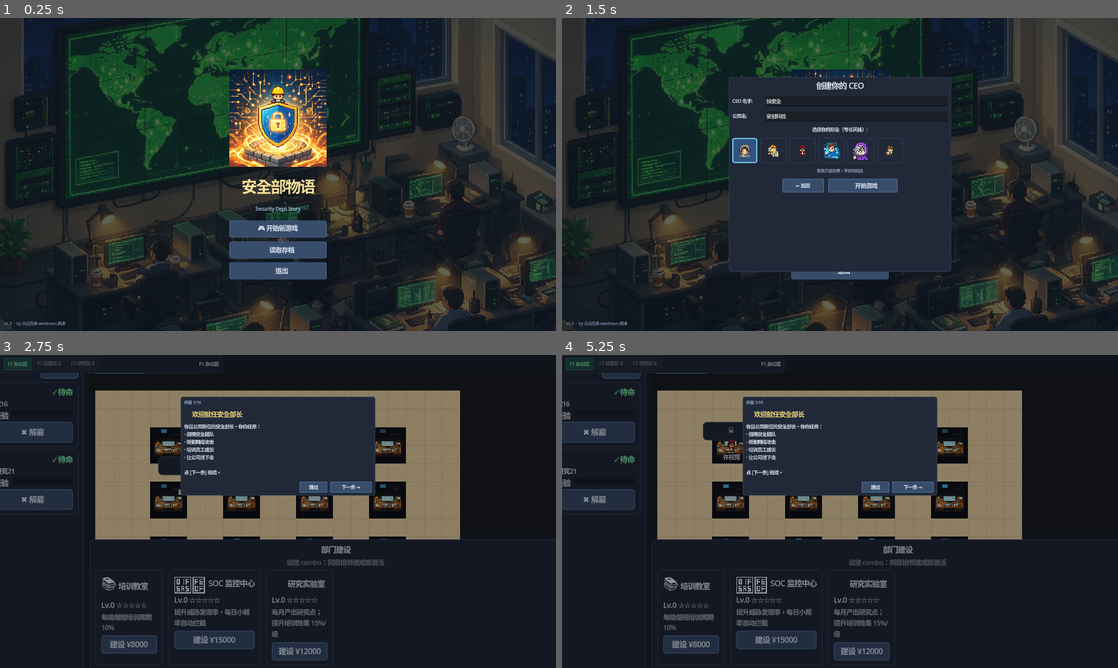
Above: before the commit, frames 1-4 (two rows, left to right).
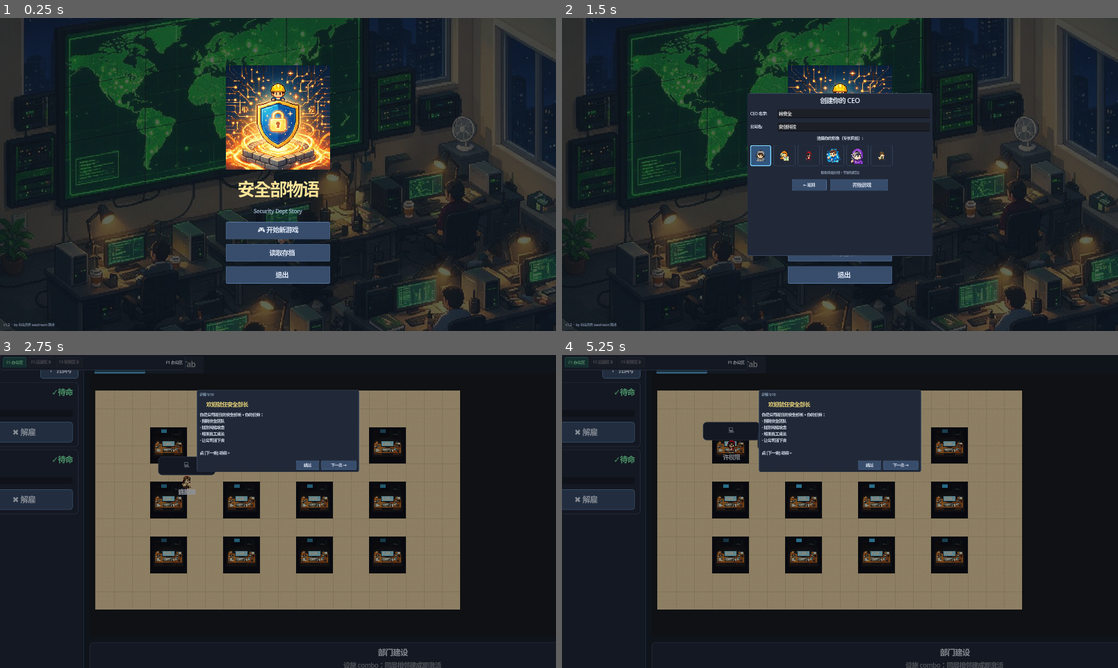
Above: after the commit, the same moments.

Repository: ShokouP/Game-network-safety-monogatari
Game: Godot game, scene res://scenes/main_menu.tscn
Two runs of this game, one before a commit and one after it. Both use one fixed random seed, a clock stepped at 60 frames per second and the inputs below.
Inputs (mouse positions are in pixels of both pictures, inside the frame that each line leads up to):
- Up to frame 1 (0.25 s): no input
- Up to frame 2 (1.5 s): click "🎮 开始新游戏" at 0.5 s; click "🎮 开始新游戏" at 1.25 s
- Up to frame 3 (2.75 s): click "🚀 开始游戏" at 2 s
- Up to frame 4 (5.25 s): click "＋ 招聘" at 2.75 s; click "✖ 解雇" at 3.5 s; click "F1 办公区" at 4.25 s; click (689, 642) at 5 s, where only the run before the commit has a clickable "建设 ¥8000"

The runs differ from the first frame. In frame 1, 6.7% of the frame differs, in the area x 0-60%, y 15-99%; in frame 2, 7.0%; in frame 3, 22%; in frame 4, 22%, in the area x 0-100%, y 0-100%.

Commit message:
feat: 标准 16:9 屏幕适配
- 窗口 1600x900 → 1920x1080，stretch aspect=keep（不变形，多余加黑边）
- 主菜单元素放大：logo 280→360px，标题 42→56px，按钮 280x48→360x60
- 主场景左面板 400→460px，右面板 300→360px
- 主题字号 14→15

Diff:
--- a/project.godot
+++ b/project.godot
@@ -29,12 +29,12 @@
 
 [display]
 
-window/size/viewport_width=1600
-window/size/viewport_height=900
+window/size/viewport_width=1920
+window/size/viewport_height=1080
 window/size/mode=2
 window/size/resizable=true
 window/stretch/mode="canvas_items"
-window/stretch/aspect="expand"
+window/stretch/aspect="keep"
 
 [gui]
 
--- a/scenes/main.tscn
+++ b/scenes/main.tscn
@@ -119,7 +119,7 @@
 theme_override_constants/separation = 10
 
 [node name="LeftPanel" type="PanelContainer" parent="RootMargin/RootVBox/MainHBox"]
-custom_minimum_size = Vector2(400, 0)
+custom_minimum_size = Vector2(460, 0)
 layout_mode = 2
 size_flags_vertical = 3
 
@@ -218,7 +218,7 @@
 theme_override_constants/v_separation = 10
 
 [node name="RightPanel" type="PanelContainer" parent="RootMargin/RootVBox/MainHBox"]
-custom_minimum_size = Vector2(300, 0)
+custom_minimum_size = Vector2(360, 0)
 layout_mode = 2
 size_flags_vertical = 3
 
--- a/scenes/main_menu.tscn
+++ b/scenes/main_menu.tscn
@@ -39,7 +39,7 @@
 
 [node name="LogoRect" type="TextureRect" parent="Center/MainVBox"]
 unique_name_in_owner = true
-custom_minimum_size = Vector2(280, 280)
+custom_minimum_size = Vector2(360, 360)
 layout_mode = 2
 size_flags_horizontal = 4
 expand_mode = 1
@@ -47,41 +47,41 @@
 
 [node name="TitleLabel" type="Label" parent="Center/MainVBox"]
 layout_mode = 2
-theme_override_font_sizes/font_size = 42
+theme_override_font_sizes/font_size = 56
 theme_override_colors/font_color = Color(1, 0.9, 0.6, 1)
 text = "安全部物语"
 horizontal_alignment = 1
 
 [node name="SubtitleLabel" type="Label" parent="Center/MainVBox"]
 layout_mode = 2
-theme_override_font_sizes/font_size = 14
+theme_override_font_sizes/font_size = 18
 theme_override_colors/font_color = Color(0.7, 0.8, 0.9, 1)
 text = "Security Dept Story"
 horizontal_alignment = 1
 
 [node name="BtnVBox" type="VBoxContainer" parent="Center/MainVBox"]
 layout_mode = 2
-theme_override_constants/separation = 12
+theme_override_constants/separation = 16
 
 [node name="NewGameButton" type="Button" parent="Center/MainVBox/BtnVBox"]
 unique_name_in_owner = true
-custom_minimum_size = Vector2(280, 48)
-layout_mode = 2
-theme_override_font_sizes/font_size = 18
+custom_minimum_size = Vector2(360, 60)
+layout_mode = 2
+theme_override_font_sizes/font_size = 22
 text = "🎮 开始新游戏"
 
 [node name="LoadGameButton" type="Button" parent="Center/MainVBox/BtnVBox"]
 unique_name_in_owner = true
-custom_minimum_size = Vector2(280, 48)
-layout_mode = 2
-theme_override_font_sizes/font_size = 18
+custom_minimum_size = Vector2(360, 60)
+layout_mode = 2
+theme_override_font_sizes/font_size = 22
 text = "📂 读取存档"
 
 [node name="QuitButton" type="Button" parent="Center/MainVBox/BtnVBox"]
 unique_name_in_owner = true
-custom_minimum_size = Vector2(280, 48)
-layout_mode = 2
-theme_override_font_sizes/font_size = 18
+custom_minimum_size = Vector2(360, 60)
+layout_mode = 2
+theme_override_font_sizes/font_size = 22
 text = "🚪 退出"
 
 [node name="VersionLabel" type="Label" parent="."]
--- a/themes/main_theme.tres
+++ b/themes/main_theme.tres
@@ -183,7 +183,7 @@
 content_margin_bottom = 4.0
 
 [resource]
-default_font_size = 14
+default_font_size = 15
 
 AcceptDialog/panel = SubResource("dialog_bg")
 
